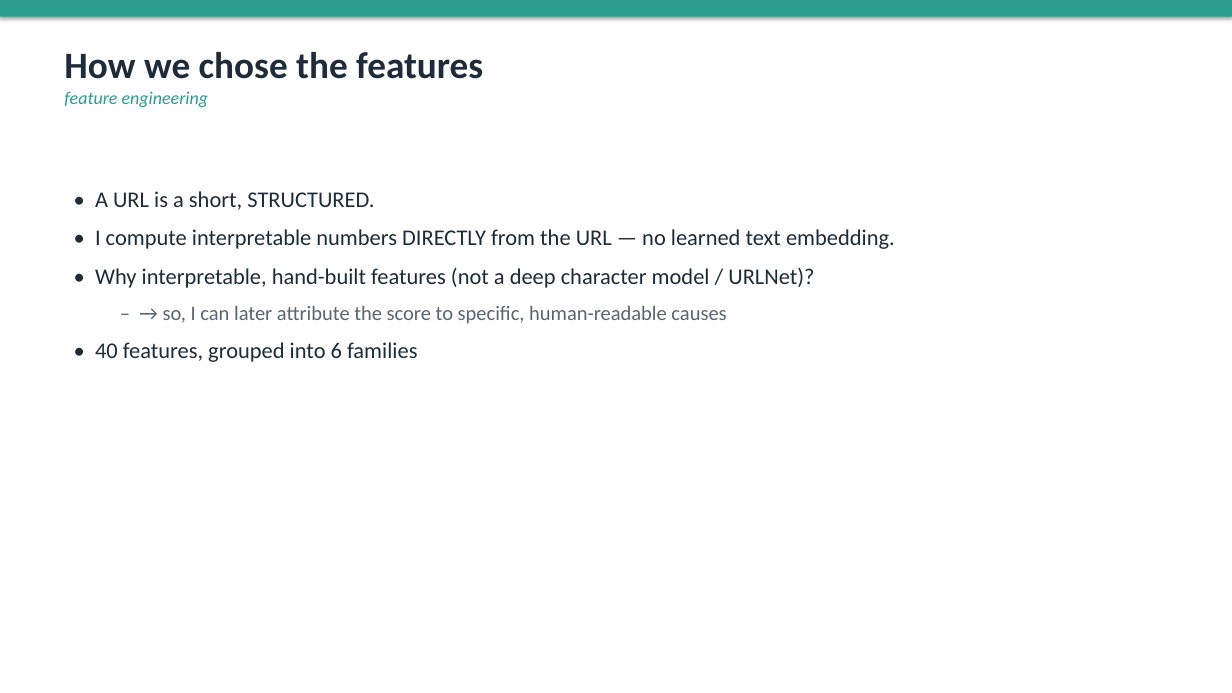
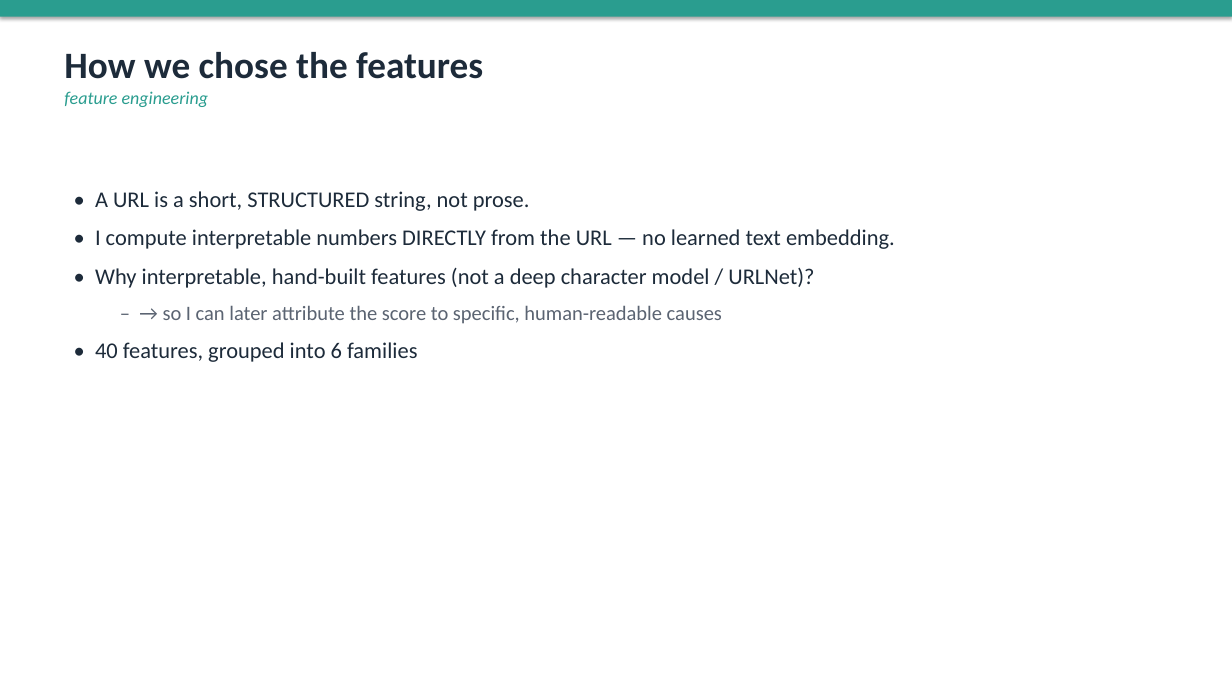
Before and after one commit to segals/phishing-url-detector, a slide deck: slide 4 of presentation/url_detector.pptx. Drawn at 1232x693 pixels with LibreOffice and Linux fonts; fonts in the diff are those of the drawing. Boxes give left, top, right and bottom in pixels: in the first picture for what was removed or moved away, otherwise in the second. Text is boxed around its words. In the diff, an @@ line names an element or a change of style, - is before the commit and + after.

```diff
--- a/presentation/url_detector.pptx
+++ b/presentation/url_detector.pptx
@@ text at [95, 191, 530, 211]: text changed @@
-• A URL is a short, STRUCTURED.
+• A URL is a short, STRUCTURED string, not prose.
@@ text at [163, 305, 722, 324]: text changed @@
-  – → so, I can later attribute the score to specific, human-readable causes
+  – → so I can later attribute the score to specific, human-readable causes
```
Also in this commit, not shown: 1 other slide changed, 3 other files.
